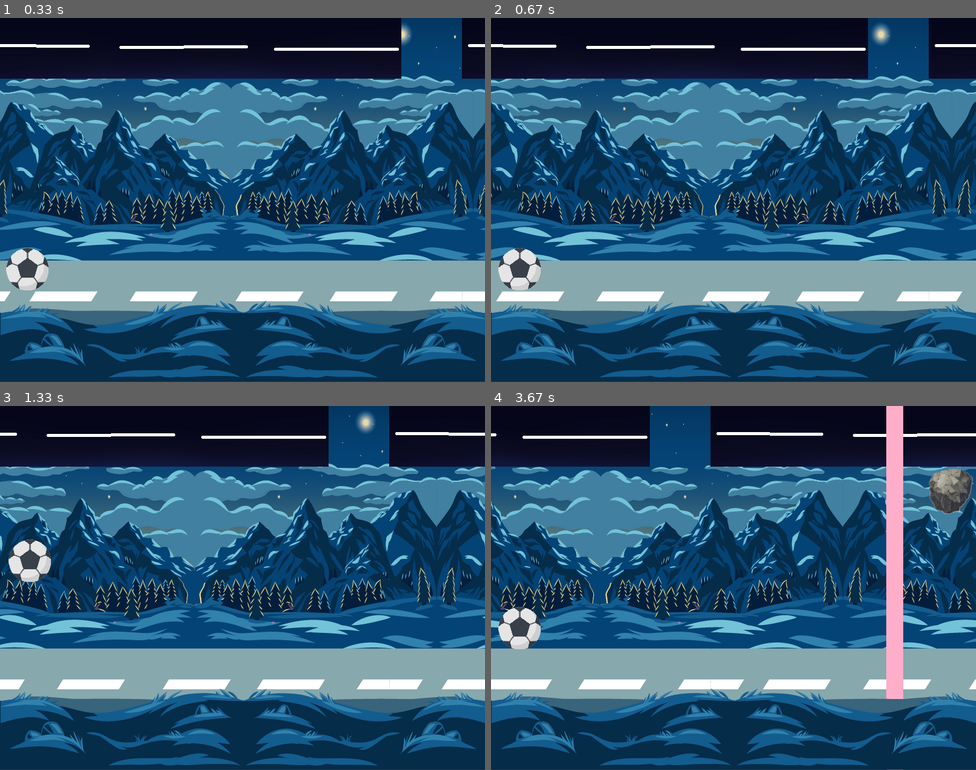
Above: before the commit, frames 1-4 (two rows, left to right).
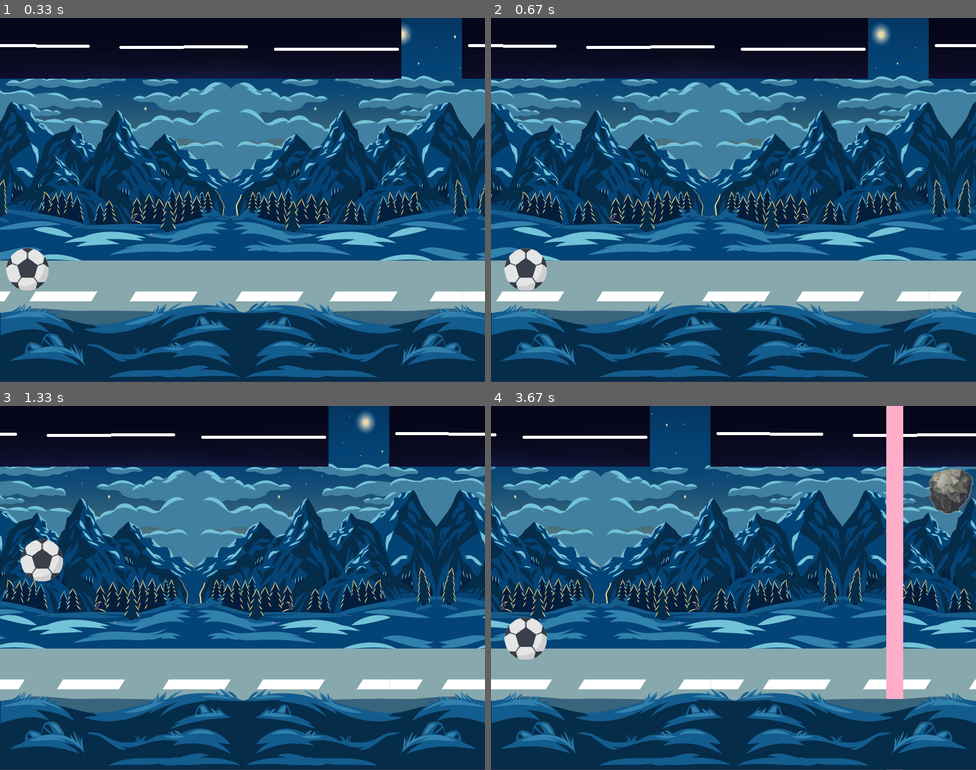
Above: after the commit, the same moments.

Repository: JulianH99/pygame2017
Game: pygame game, started from Mundo/pruebas.py
Same seed, same stepped clock (60 frames per second), same inputs: the game is played once before the commit and once after it.
Inputs:
- Up to frame 1 (0.33 s): no input
- Up to frame 2 (0.67 s): hold Right from 0.33 s (still down)
- Up to frame 3 (1.33 s): release Right at 0.8 s; hold Up 0.83-1.13 s; hold Right from 1.17 s (still down)
- Up to frame 4 (3.67 s): release Right at 1.63 s; hold Left 1.67-2.2 s; hold Left 2.23-2.63 s; hold Up 2.67-3.03 s; hold Right from 3.07 s (still down)

Frame 1 is identical in both runs. In frame 2, 0.6% of the frame differs, in the area x 1-12%, y 63-75%; in frame 3, 0.9%, in the area x 1-13%, y 36-49%; in frame 4, 0.9%.

Commit message:
mejora union bolita y escenario ...
+ se creean metodos de restablecer danio y colcoar danio en 0
+ se incluye powerups: visualemnte aparecen, cuando colisionan hay erores (NOTA: se debe cuadrar nombre del atributo o metod que va usar el powerup de la bolita)
- la velocidad que cambia el powerup se cambia es al escenario no a la bolita
+ se mejora algoritmo bolita, se separa la parte de movimiento del pintado en pantalla, ademas se saca la parte de obtencion de tecla (salto, moverse) y se deja en el main

Diff:
--- a/Mundo/Bolita/ClaseBolita.py
+++ b/Mundo/Bolita/ClaseBolita.py
@@ -25,41 +25,34 @@
         self.saltoDoble = False
 
 
-    def salto(self,ventana,velocidad):
+    def salto(self,velocidad,tecla):
+        if self.saltoDoble:
+            if tecla == K_UP:
+                self.velocidadVertical[0] = 0
+                self.velocidadVertical[1] = -10
+            elif tecla == K_LEFT:
+                self.rectangulo.centerx -= velocidad
+            elif tecla == K_RIGHT:
+                self.rectangulo.centerx += velocidad
 
 
+        else:
+            if self.rectangulo.centery == self.alto - self.rectangulo.width:
+                if tecla == K_UP:
+                    self.velocidadVertical[0] = 0
+                    self.velocidadVertical[1] = -10
+                elif tecla == K_LEFT:
+                    self.rectangulo.centerx -= velocidad
+                elif tecla == K_RIGHT:
+                    self.rectangulo.centerx += velocidad
 
-        for event in pygame.event.get():
-            if event.type == pygame.KEYDOWN:
-                if self.saltoDoble:
-                    if event.key == K_UP:
-                        self.velocidadVertical[0] = 0
-                        self.velocidadVertical[1] = -10
-                    elif event.key == K_LEFT:
-                        self.rectangulo.centerx -= velocidad
-                    elif event.key == K_RIGHT:
-                        self.rectangulo.centerx += velocidad
+            else:
+                if tecla == K_LEFT:
+                    self.rectangulo.centerx -= velocidad
+                elif tecla == K_RIGHT:
+                    self.rectangulo.centerx += velocidad
 
 
-                else:
-                    if self.rectangulo.centery==self.alto-self.rectangulo.width:
-
-                        if event.key == K_UP:
-                            self.velocidadVertical[0] = 0
-                            self.velocidadVertical[1] = -10
-                        elif event.key == K_LEFT:
-                            self.rectangulo.centerx -= velocidad
-                        elif event.key == K_RIGHT:
-                            self.rectangulo.centerx += velocidad
-
-                    else:
-                        if event.key == K_LEFT:
-                            self.rectangulo.centerx -= velocidad
-                        elif event.key == K_RIGHT:
-                            self.rectangulo.centerx += velocidad
-            elif event.type == pygame.QUIT:
-                pygame.quit()
-                s.exit()
 
 
 
@@ -71,10 +64,13 @@
 
         if self.rectangulo.centery < self.piso:
             self.rectangulo.centery = self.piso
-            velocidadVertical = [0, 0]
+            self.velocidadVertical = [0, 0]
         if self.rectangulo.centery > (self.alto - self.imagenrect.bottom):
             self.rectangulo.centery = self.alto - self.imagenrect.bottom
 
+
+
+    def dibujarBolita(self,ventana):
         ventana.blit(self.imagen, (self.rectangulo.centerx, self.rectangulo.centery))
 
     def acumularPuntos(self, puntos):
--- a/Mundo/Escenario.py
+++ b/Mundo/Escenario.py
@@ -310,16 +310,28 @@
             self.dirVel = 1
             self.posX = self.ancho
 
-
-
-
-
+    # colocar danio en 0
+    def sinDanio(self):
+        for obstaculo in self.obstaculos:
+            self.obstaculos.sinDanio()
+
+    # restablecer danio
+    def restablecerDanio(self):
+        for obstaculo in self.obstaculos:
+            self.obstaculos.restablecerDanio()
+
+    # obtener valor velocidad
     def getVelocidad(self):
         return self.velocidad
+
+    # colocar valor velocidad
     def setVeolcidad(self, velocidad):
         self.velocidad = velocidad
 
+    # obtenerOrientacion
     def getOrientacion(self):
         return self.velocidad
+
+    # colocarOrientacion
     def setOrientacion(self, orientacion):
         self.orientacion = orientacion
--- a/Mundo/Obstaculo.py
+++ b/Mundo/Obstaculo.py
@@ -5,14 +5,17 @@
 class Obstaculo():
     PARED = 0
     PUAS = -1
+
     # constructor
     def __init__(self, ruta, X, Y, danio):
 
         self.imagen = image.load(ruta)  # imagen que representa el obstaculo
         self.rect = self.imagen.get_rect()  # rectangulo creado apartir de la iamgen del obstaculo
         self.valorDanio = danio  # daño que hace el obstaculo si daño vale 0 es una pared si es -1 es un chuzo
+        self.valorDanioAux = danio
         self.rect.centerx = X  # centro en x del obstaculo
         self.rect.centery = Y  # centro en y del obstaculo
+
 
     # mueve el obstaculo dependiendo de la velocidad
     def mover(self, velocidad):
@@ -23,5 +26,15 @@
         ventana.blit(self.imagen, self.rect)
 
     # obtenemos el valor de año del obstaculo
+
     def getValorDanio(self):
-        return int(self.valorDanio)
+        return self.valorDanio
+
+    # poner daño en 0
+    def sinDanio(self):
+        self.valorDanioAux = self.valorDanio
+        self.valorDanio = 0
+
+    # restablecer danio
+    def restablecerDanio(self):
+        self.valorDanio = self.valorDanioAux
--- /dev/null
+++ b/Mundo/powerups/main.py
@@ -0,0 +1,75 @@
+from modules.powerup_generator import PowerupGenerator, POWERUP_INTERVAL
+from modules.ball import Ball
+from modules.effects import EFFECT_EVENT
+import pygame
+
+import time as deftime
+
+# dimensiones de la ventana
+WIDTH = 800
+HEIGHT = 500
+
+# evento para agregar un power_up a la pantalla cada x segundos
+PUEVENT = pygame.USEREVENT + 1
+
+pygame.time.set_timer(PUEVENT, POWERUP_INTERVAL)
+
+# creacion del generador del powerup
+
+powerup_generator = PowerupGenerator(WIDTH, HEIGHT)
+
+# inicializar pygame
+pygame.init()
+
+pygame.mixer.init()
+
+screen = pygame.display.set_mode((WIDTH, HEIGHT))
+
+pygame.display.set_caption("PowerUps")
+
+# creacion de Sprites
+ball = Ball(HEIGHT - 50)
+power_up = None
+
+# grupo de sprites
+sprite_group = pygame.sprite.Group()
+sprite_group.add(ball)
+
+clock = pygame.time.Clock()
+effect_triggered = False
+
+
+def main():
+    running = True
+    dt = clock.tick() # provisional
+    while running:
+        clock.tick(30)
+        for event in pygame.event. get():
+            if event.type == pygame.QUIT:
+                running = False
+            if event.type == PUEVENT:
+                global power_up
+                power_up = powerup_generator.generate()
+                sprite_group.add(power_up)
+            if event.type == EFFECT_EVENT:
+                print("Effect activated")
+                power_up.effect.triggered = True
+
+        # update sprites
+        sprite_group.update()
+
+        if power_up is not None:
+            power_up.check_collide(ball)
+
+            if power_up.effect.triggered:
+                power_up.effect.start_reset_countdown(ball, dt)
+
+        screen.fill((0, 0, 0))
+
+        sprite_group.draw(screen)
+
+        pygame.display.flip()
+
+
+if __name__ == '__main__':
+    main()
--- /dev/null
+++ b/Mundo/powerups/modules/ball.py
@@ -0,0 +1,62 @@
+import pygame
+
+
+class Ball(pygame.sprite.Sprite):
+
+    __life_points = 100
+    __score = 0
+    __speed = 5
+
+    def __init__(self, limit):
+        self.__limit = limit
+        self.__image = pygame.image.load('./img/ball.png').convert()
+        self.__rect = self.__image.get_rect()
+        self.__rect.center = (30, self.__limit - 20)
+        self.__goes_up = True
+        pygame.sprite.Sprite.__init__(self)
+
+    def update(self):
+
+        if self.__goes_up:
+            if self.__rect.top >= 20:
+                self.__rect.y -= self.__speed
+
+            else:
+                self.__goes_up = False
+        else:
+            if self.__rect.bottom <= self.__limit:
+                self.__rect.y += self.__speed
+            else:
+                self.__goes_up = True
+
+    @property
+    def image(self):
+        return self.__image
+
+    @property
+    def rect(self):
+        return self.__rect
+
+    @property
+    def speed(self):
+        return self.__speed
+
+    @speed.setter
+    def speed(self, value):
+        self.__speed = value
+
+    @property
+    def life_points(self):
+        return self.__life_points
+
+    @life_points.setter
+    def life_points(self, value):
+        self.__life_points = value
+
+    @property
+    def score(self):
+        return self.__score
+
+    @score.setter
+    def score(self, value):
+        self.__score = value
--- /dev/null
+++ b/Mundo/powerups/modules/effects.py
@@ -0,0 +1,250 @@
+#!usr/bin/env python
+# encoding: UTF-8
+
+from abc import ABCMeta, abstractmethod
+import pygame
+
+IMAGES_PATH = "./img/"
+
+EFFECT_DURATION = 5 * 1000
+
+EFFECT_EVENT = pygame.USEREVENT + 2
+reset_event_ins = pygame.event.Event(EFFECT_EVENT)
+
+
+# definicion de la clase Effect
+class Effect:
+    """
+        La clase Effect sirve como guia para realizar otros efectos bajo el mismo
+        esqueleto, de manera que todos sean lo mas parecido posibles en terminos de
+        definicion
+    """
+
+    __image = ""
+
+    def __init__(self):
+        self.__triggered = False
+        self.__effect_time = 0
+        self.before_effect_value = None
+
+    def apply_over(self, obj):
+        """
+        El metodo apply_over define la accion que tendra el efecto sobre la bola.
+        Es especifico de cada efecto, por esa razon se encuentra vacio en la clase base
+        :param obj: el objeto al que se va a aplicar el efecto
+        :return: None
+        """
+        pass
+
+    def reset(self, obj):
+        """
+        El metodo reset sirve para devolver a la pelota a su estado inicial (es decir,
+        el estado con el que contaba antes de que el powerup apareciera)luego del tiempo determinado
+        :param obj:
+        :return:
+        """
+        pass
+
+    def start_reset_countdown(self, obj, dt):
+        """
+               Este metodo es usado para resetear la bola luego de que pase el tiempo definido de segundos
+               que el efecto debe durar
+               :param dt: cantidad de tiempo que cambia desde que se inicia el evento de reseteo
+               :param obj: objeto al cual se aplicara el reseteo
+               :return:
+        """
+        if self.__triggered:
+            self.__effect_time += dt
+            # print('{}'.format(dt))
+            if self.__effect_time >= EFFECT_DURATION:
+                self.reset(obj)
+                self.__triggered = False
+
+    @property
+    def triggered(self):
+        return self.__triggered
+
+    @triggered.setter
+    def triggered(self, value):
+        self.__triggered = value
+
+# fin clase
+
+
+# Definicion clase ReduceOrAddEffect
+class ReduceOrAddEffect(Effect):
+    """
+        La clase ReduceOrAddEffect define propiedades, o bueno, una propiedad en comun
+        que tienen los efectos que se encargan de sumar o reducir una proporcion determinada
+        de la bola, como los puntos de vida o el puntaje
+    """
+    __effect_time = 0
+
+    def __init__(self, proportion=10):
+        """
+        El constructor recibe como parametro una proporcion opcional, que sera la proporcion
+        con la cual la propiedad de la bola, sea cual sea, aumenta o disminuye
+        :param proportion:  la proporcion para reducir o aumentar dicha propiedad
+        """
+        super().__init__()
+        self.proportion = proportion
+
+# fin clase ReduceOrAddEffect
+
+
+# definicion clase ChangeStageDirectionEffect
+class ChangeStageDirectionEffect(Effect):
+
+    __image = IMAGES_PATH + "changedirection.png"
+
+    def apply_over(self, obj):
+        if hasattr(obj, 'getOrientacion') and hasattr(obj, 'setOrientacion'):
+            obj.setOrientacion(not obj.getOrientacion())
+        else:
+            raise AttributeError("Escenario no tiene getOrientacion ni setOrientacion")
+
+    def reset(self, obj):
+        obj.setOrientacion(not obj.getOrientacion())
+
+    @property
+    def image(self):
+        return self.__image
+# fin clase ChangeStageDirectionEffect
+
+
+# definicion MoreLifeEffect
+class MoreLifeEffect(ReduceOrAddEffect):
+    """
+        Representa el efecto encargado de sumar puntos de vida a la pelota
+    """
+    __image = IMAGES_PATH + "morelife.png"
+
+    def apply_over(self, obj):
+        # si existe el atributo 'life_points' en la calse bola...
+        if hasattr(obj, 'life_points'):
+            # se suma a sus puntos de vida la proporcion definida en el constructor
+            obj.vida += self.proportion
+        else:
+            # en case de que no exista dicha propiedad, se lanza un error
+            raise AttributeError("La pelota no tiene vida we .-.")
+
+    @property
+    def image(self):
+        return self.__image
+
+# fin clase MoreLifeEffect
+
+
+# definicion LessLifeEffect
+class LessLifeEffect(ReduceOrAddEffect):
+    """
+        Representa el efecto encargado de restar puntos de vida a la pelota
+    """
+
+    __image = IMAGES_PATH + "lesslife.png"
+
+    def apply_over(self, obj):
+        if hasattr(obj, 'life_points'):
+            obj.vida -= self.proportion
+
+    @property
+    def image(self):
+        return self.__image
+
+# fin clase LessLifeEffect
+
+
+# definicion MoreScorePointsEffect
+class MoreScorePointsEffect(ReduceOrAddEffect):
+    """
+        Representa la case encargada de sumar valor al puntaje de la bola
+    """
+
+    __image = IMAGES_PATH + "morescore.png"
+
+    def apply_over(self, obj):
+        if hasattr(obj, 'score'):
+            obj.score += self.proportion
+        else:
+            raise AttributeError("La bola no tiene puntaje we u.u")
+
+    @property
+    def image(self):
+        return self.__image
+# fin clase MoreScorePointsEffect
+
+
+# definicion LessScorePointsEffect
+class LessScorePointsEffect(ReduceOrAddEffect):
+    """
+        Representa la clase encargada de restar valor al puntaje de la bola
+    """
+
+    __image = IMAGES_PATH + "lessscore.png"
+
+    def apply_over(self, obj):
+        if hasattr(obj, 'score'):
+            obj.score -= self.proportion
+        else:
+            raise AttributeError("La bola no tiene puntaje we u.u")
+
+    @property
+    def image(self):
+        return self.__image
+
+# fin clase LessScorePointsEffect
+
+
+# definicion clase MoreSpeedEffect
+class MoreSpeedEffect(ReduceOrAddEffect):
+    """
+        Clase encargada de aumentar el valor de la velocidad en la pelota
+    """
+
+    __image = IMAGES_PATH + "morespeed.png"
+
+    def __init__(self, proportion=3):
+        super().__init__(proportion)
+
+    def apply_over(self, obj):
+        if hasattr(obj, 'speed'):
+            self.before_effect_value = obj.speed
+            obj.speed += self.proportion
+        else:
+            raise AttributeError("La bola no tiene atributo velocidad")
+
+    def reset(self, obj):
+        obj.speed = self.before_effect_value
+
+    @property
+    def image(self):
+        return self.__image
+
+# fin clase MoreSpeedEffect
+
+
+# definicion clase LessSpeedEffect
+class LessSpeedEffect(ReduceOrAddEffect):
+    """
+        clase encargada de reducir el valor de la velocidad de la bola
+    """
+
+    __image = IMAGES_PATH + "lessspeed.png"
+
+    def __init__(self, proportion=3):
+        super().__init__(proportion)
+
+    def apply_over(self, obj):
+        if hasattr(obj, 'speed'):
+            self.before_effect_value = obj.speed
+            obj.speed -= self.proportion
+        else:
+            raise AttributeError("La bola no tiene atributo velocidad")
+
+    def reset(self, obj):
+        obj.speed = self.before_effect_value
+
+    @property
+    def image(self):
+        return self.__image
+# fin definicion clase LessSpeedEffect
--- /dev/null
+++ b/Mundo/powerups/modules/powerup.py
@@ -0,0 +1,76 @@
+import pygame
+from powerups.modules.effects import reset_event_ins
+
+
+class PowerUp(pygame.sprite.Sprite):
+    """
+        La clase PowerUp representa las mejoras o fallas que puede experimentar la pelota
+    """
+
+    __x_speed = -5
+
+    def __init__(self, effect, limits):
+        """
+            picture(string) : ruta de la imagen del powerUp
+            type(obj) : tipo del powerUp
+        """
+
+        self.__effect = effect
+        pygame.sprite.Sprite.__init__(self)
+        self.__y_limit = limits[1]
+        self.__x_limit = limits[0]
+
+        self.__image = pygame.image.load(effect.image).convert()
+        self.__image.set_colorkey((255, 255, 255))
+        self.__rect = self.__image.get_rect()
+        self.__rect.center = (self.__x_limit, self.__y_limit)
+
+    def execute(self, ball):
+        """
+            Este metodo se encarga de ejecutar el efecto sobre la bola una vez que este es tocado
+            por la bola
+        :param ball: objeto de tipo Ball que es tocado por el powerUp
+        :return:
+        """
+        self.__effect.apply_over(ball)
+
+    def disappear(self):
+        """
+            Este metodo se encarga de hacer desaparecer visualmente el powerUp cuando la pelota lo toca,
+            ademas de moverlo fuera de la pantalla, puesto que a pesar de que desaparece visualmente,
+            el objeto sigue en su ultima posicion
+        :return:
+        """
+        self.kill()
+        self.__rect.center = (-100, -100)
+
+    def update(self):
+        self.__rect.x += self.__x_speed
+
+        if self.rect.x < -10:
+            self.disappear()
+
+    def check_collide(self, ball):
+        if self.__rect.colliderect(ball.rectangulo):
+            self.execute(ball)
+            self.disappear()
+            self.__trigger_effect_countdown()
+            return True
+        else:
+            return False
+
+    def __trigger_effect_countdown(self):
+        self.__effect.triggered = True
+        pygame.event.post(reset_event_ins)
+
+    @property
+    def image(self):
+        return self.__image
+
+    @property
+    def rect(self):
+        return self.__rect
+
+    @property
+    def effect(self):
+        return self.__effect
--- /dev/null
+++ b/Mundo/powerups/modules/powerup_generator.py
@@ -0,0 +1,26 @@
+# definicion de la clase powerup generator
+
+from powerups.modules.effects import *
+from powerups.modules.powerup import PowerUp
+import random
+
+POWERUP_INTERVAL = 10 * 1000  # intervalo en milisegundos
+
+
+class PowerupGenerator:
+    def __init__(self, scr_width, scr_heigth):
+        self.__effects_list = [MoreScorePointsEffect,
+                               MoreLifeEffect,
+                               LessScorePointsEffect,
+                               LessLifeEffect,
+                               MoreSpeedEffect,
+                               LessSpeedEffect]
+        self.__scr_width = scr_width + 100
+        self.__scr_heigth = scr_heigth - 100
+
+    def generate(self):
+        pos_x = self.__scr_width
+        pos_y = random.randint(20, self.__scr_heigth)
+
+        power_up = PowerUp(random.choice(self.__effects_list)(), (pos_x, pos_y))
+        return power_up
--- a/Mundo/pruebas.py
+++ b/Mundo/pruebas.py
@@ -1,3 +1,4 @@
+from powerups.modules.powerup_generator import POWERUP_INTERVAL,PowerupGenerator
 import sys as s
 
 from Obstaculo import *
@@ -7,28 +8,43 @@
 
 from pygame import *
 
+# POWERUPS
+PWEVENT = pygame.USEREVENT + 1
+pygame.time.set_timer(PWEVENT, POWERUP_INTERVAL)
+powerup = None
+sprite_group = pygame.sprite.Group()
+def generate():
+    return PowerupGenerator(ancho, alto).generate()
+
+def colisionBolita(power_up,ball):
+    if power_up is not None:
+        power_up.check_collide(ball)
+
+        if power_up.effect.triggered:
+            power_up.effect.start_reset_countdown(ball, 10)
+
+# tamaño ventana
+ancho = 800
+alto = 600
+
+
 
 
 def main():
-    ancho = 800
-    alto = 600
-    #ancho = 700
-    #alto = 622
+
     imagenFondo = image.load("Imagenes/fondoEstatico1.png")
     init()
 
     ventana = display.set_mode([ancho, alto])
+
+    # escenario
     escenario = Escenario(2,1, Escenario.ORIENT_DER_IZQ, ventana, ancho, alto)
 
-    bolita = Bolita(escenario.velocidad,10, alto-escenario.rectPlataforma[0].height)
-
-
-
+    # bolita
+    bolita = Bolita(10,10, alto-escenario.rectPlataforma[0].height)
     reloj = time.Clock()
     while True:
 
-
-        #print(escenario.velocidad)
         reloj.tick(60)  # frames
         tiempo = int(time.get_ticks()/100)
         if tiempo == 50:
@@ -39,14 +55,33 @@
 
         escenario.moverFondo()
         escenario.dibujarFondo(ventana)
-        bolita.salto(ventana, escenario.velocidad)
-        bolita.saltoDoble = True
+
+
         print(escenario.colisionBolita(bolita.rectangulo))
         for evento in event.get():
+            if evento.type==KEYDOWN:
+                if evento.key==K_LEFT or evento.key==K_RIGHT or evento.key==K_UP:
+                    bolita.salto(escenario.velocidad + 10, evento.key)
+
+
             if evento.type == QUIT:
                 quit()
                 s.exit()
+            if evento.type == PWEVENT:
+                global powerup
+                powerup=generate()
+                sprite_group.add(powerup)
 
+        # bolita
+        bolita.salto(escenario.velocidad + 10, None)
+        bolita.dibujarBolita(ventana)
+        bolita.saltoDoble = True
+        # powerup
+        sprite_group.update()
+        print(colisionBolita(powerup,bolita))
+        sprite_group.draw(ventana)
+
+        # escneario y obstcaulos
         escenario.generarObstaculos(21,tiempo)
         escenario.movimientoObstaculos()
         escenario.removerObstaculo()
Empty file added: Mundo/powerups/modules/__init__.py
